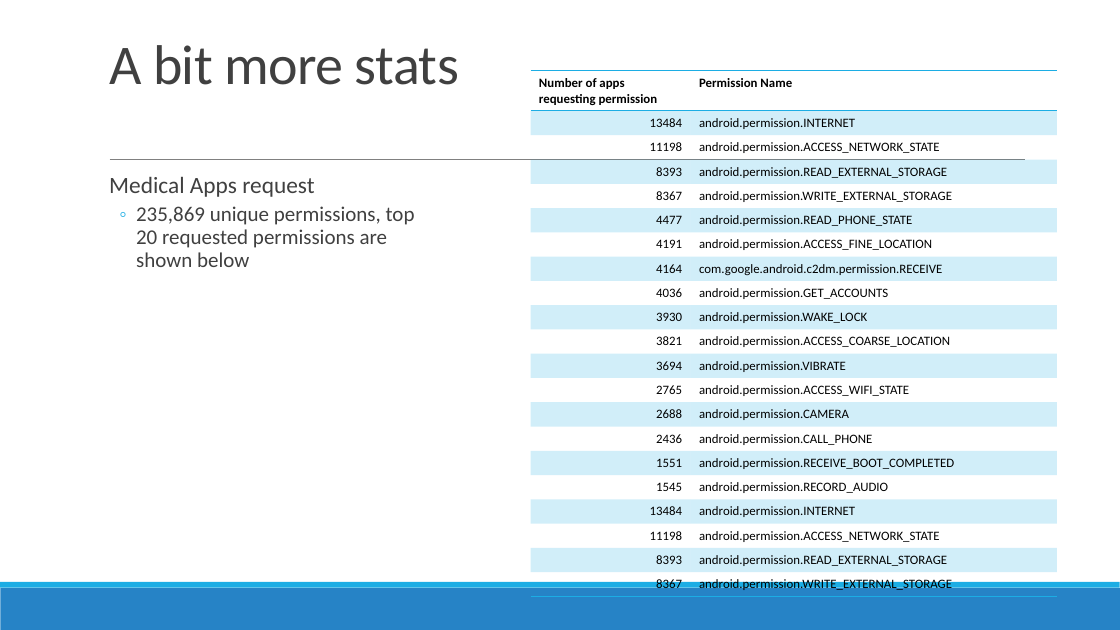
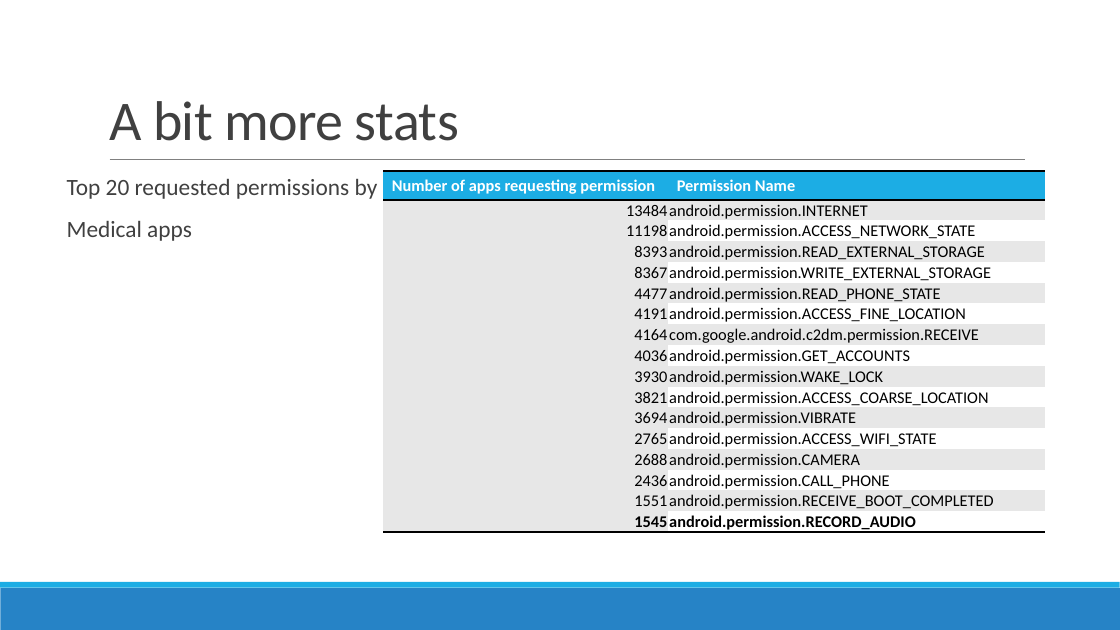
Before and after one commit to prajitdas/AndroidAnalytics, a slide deck: slide 5 of documentation/presentations/Google Play Store - Prajit.pptx (slide 4 before the commit). Drawn at 1120x630 pixels with LibreOffice and Linux fonts; fonts in the diff are those of the drawing. Boxes give left, top, right and bottom in pixels: in the first picture for what was removed or moved away, otherwise in the second. Text is boxed around its words. In the diff, an @@ line names an element or a change of style, - is before the commit and + after.

```diff
--- a/documentation/presentations/Google Play Store - Prajit.pptx
+++ b/documentation/presentations/Google Play Store - Prajit.pptx
@@ title "A bit more stats": place and size @@
-title "A bit more stats" at [109, 45, 459, 85]
+title "A bit more stats" at [109, 101, 459, 141]
@@ text added at [67, 179, 378, 241], 20 pt, text #404040 @@
+  Top 20 requested permissions by
+  Medical apps
@@ text removed at [109, 177, 415, 267] @@
-  Medical Apps request
-  ◦ 235,869 unique permissions, top 20 requested permissions are shown below
@@ table at [383, 171, 1045, 536] @@
-row 18: 13484 | android.permission.INTERNET
-row 19: 11198 | android.permission.ACCESS_NETWORK_STATE
-row 20: 8393 | android.permission.READ_EXTERNAL_STORAGE
-row 21: 8367 | android.permission.WRITE_EXTERNAL_STORAGE
@@ table: place and size @@
-table at [531, 71, 1058, 594]
+table at [383, 171, 1045, 536]
```
Also in this commit, not shown: 9 other slides changed, 7 slides added, 3 slides removed, 4 other files.
